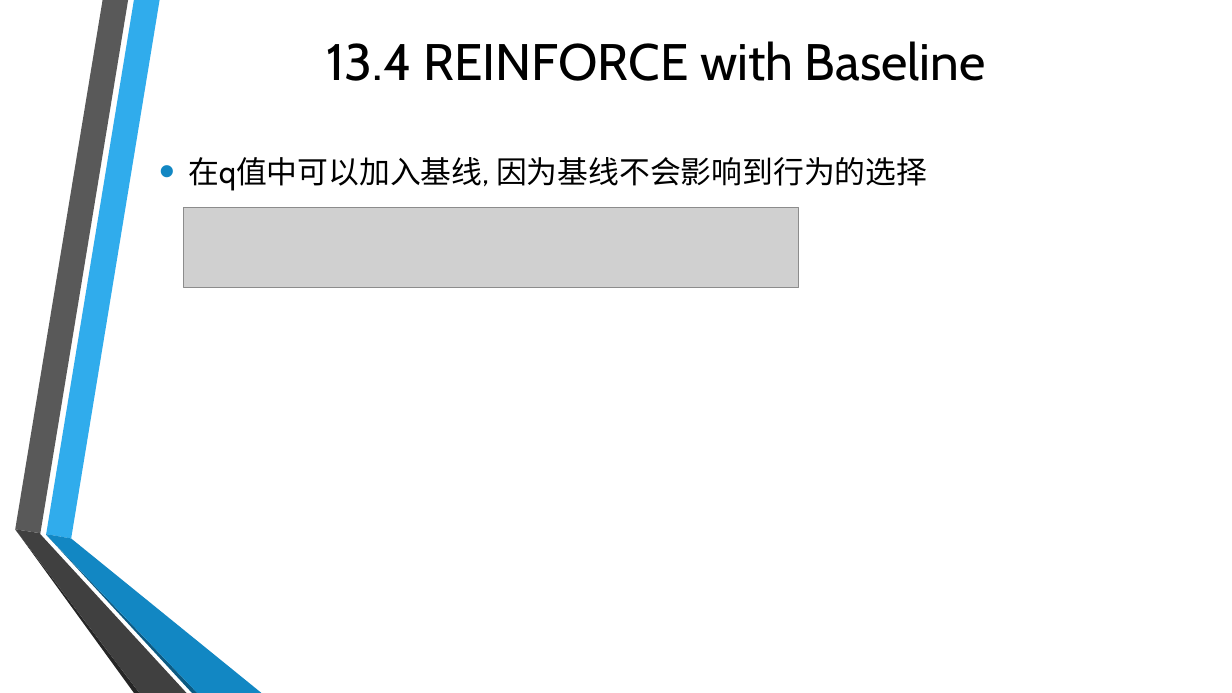
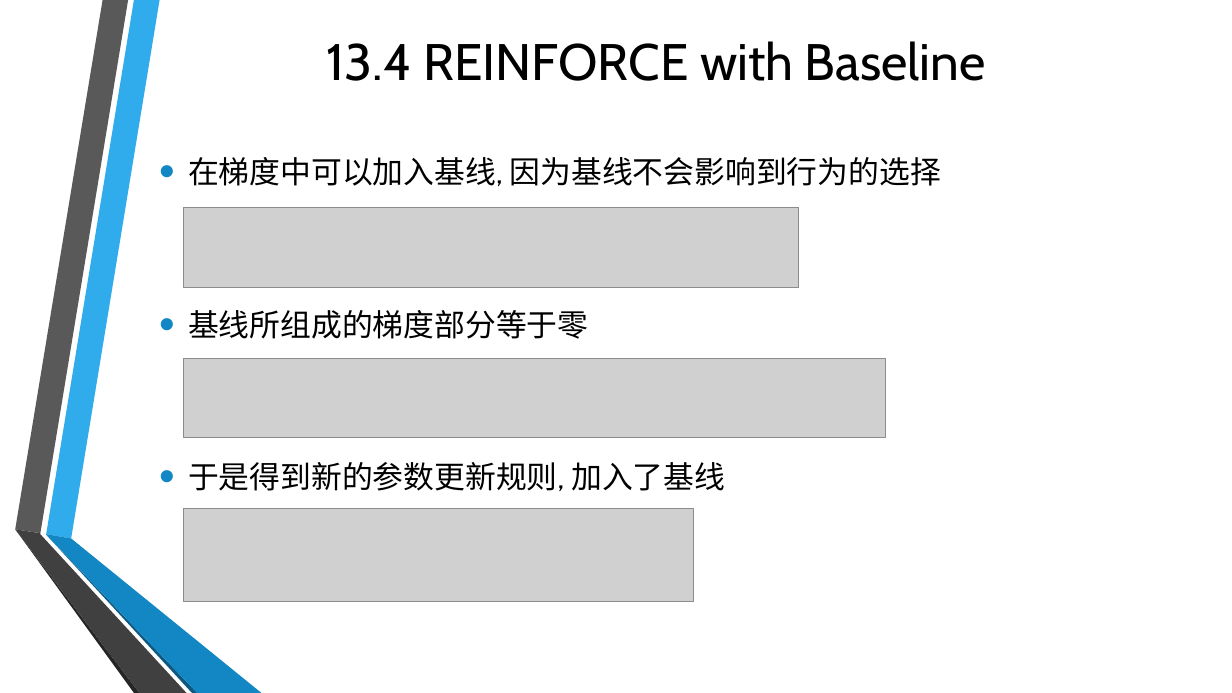
Before and after one commit to Seraphli/RLAIExercise, a slide deck: slide 8 of Chapter 13.pptx. Drawn at 1232x693 pixels with LibreOffice and Linux fonts; fonts in the diff are those of the drawing; grey boxes stand for pictures; background and template pictures are left out. Boxes give left, top, right and bottom in pixels: in the first picture for what was removed or moved away, otherwise in the second. Text is boxed around its words. In the diff, an @@ line names an element or a change of style, - is before the commit and + after.

Commit message:
update

```diff
--- a/Chapter 13.pptx
+++ b/Chapter 13.pptx
@@ text at (188, 157, 941, 491): text changed @@
-• 在q值中可以加入基线, 因为基线不会影响到行为的选择
+• 在梯度中可以加入基线, 因为基线不会影响到行为的选择
+• 基线所组成的梯度部分等于零
+• 于是得到新的参数更新规则, 加入了基线
@@ picture added at (184, 359, 885, 437) @@
@@ picture added at (184, 508, 694, 602) @@
```
Also in this commit, not shown: 5 slides added.
